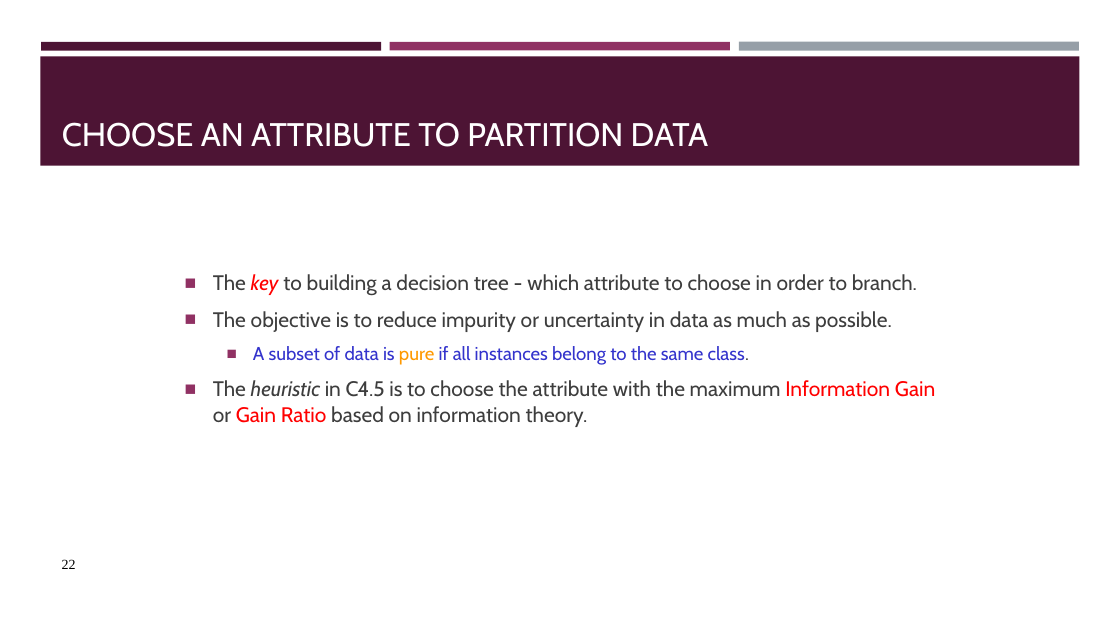
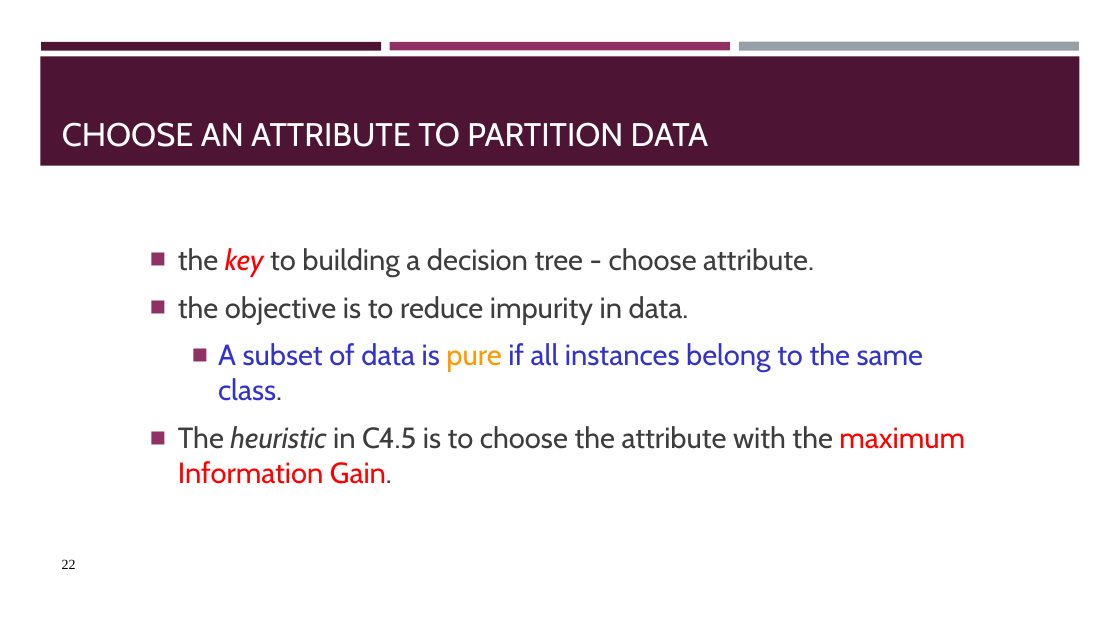
Before and after one commit to BeiyuLinCS/beiyulin.github.io, a slide deck: slide 22 of teach/spring_21/behavior_modeling/week6_supervised.pptx. Drawn at 1120x630 pixels with LibreOffice and Linux fonts; fonts in the diff are those of the drawing. Boxes give left, top, right and bottom in pixels: in the first picture for what was removed or moved away, otherwise in the second. Text is boxed around its words. In the diff, an @@ line names an element or a change of style, - is before the commit and + after.

```diff
--- a/teach/spring_21/behavior_modeling/week6_supervised.pptx
+++ b/teach/spring_21/behavior_modeling/week6_supervised.pptx
@@ text "the key to building a ...": place and size @@
-text "the key to building a ..." at bbox=[213, 274, 935, 427]
+text "the key to building a ..." at bbox=[178, 248, 965, 484]
@@ text at bbox=[178, 248, 814, 324]: text changed; size 18 to 25 pt @@
-■ The key to building a decision tree - which attribute to choose in order to branch.
-■ The objective is to reduce impurity or uncertainty in data as much as possible.
+■ the key to building a decision tree - choose attribute.
+■ the objective is to reduce impurity in data.
@@ text at bbox=[218, 343, 923, 401]: size 16 to 25 pt in "A subset of data is pure if ..."; more space between paragraphs @@
@@ text at bbox=[178, 426, 965, 484]: text changed; size 18 to 25 pt @@
-■ The heuristic in C4.5 is to choose the attribute with the maximum Information Gain or Gain Ratio based on information theory.
+■ The heuristic in C4.5 is to choose the attribute with the maximum Information Gain.
```
Also in this commit, not shown: 25 other slides changed, 1 slide added, 31 slides removed, 4 other files.
